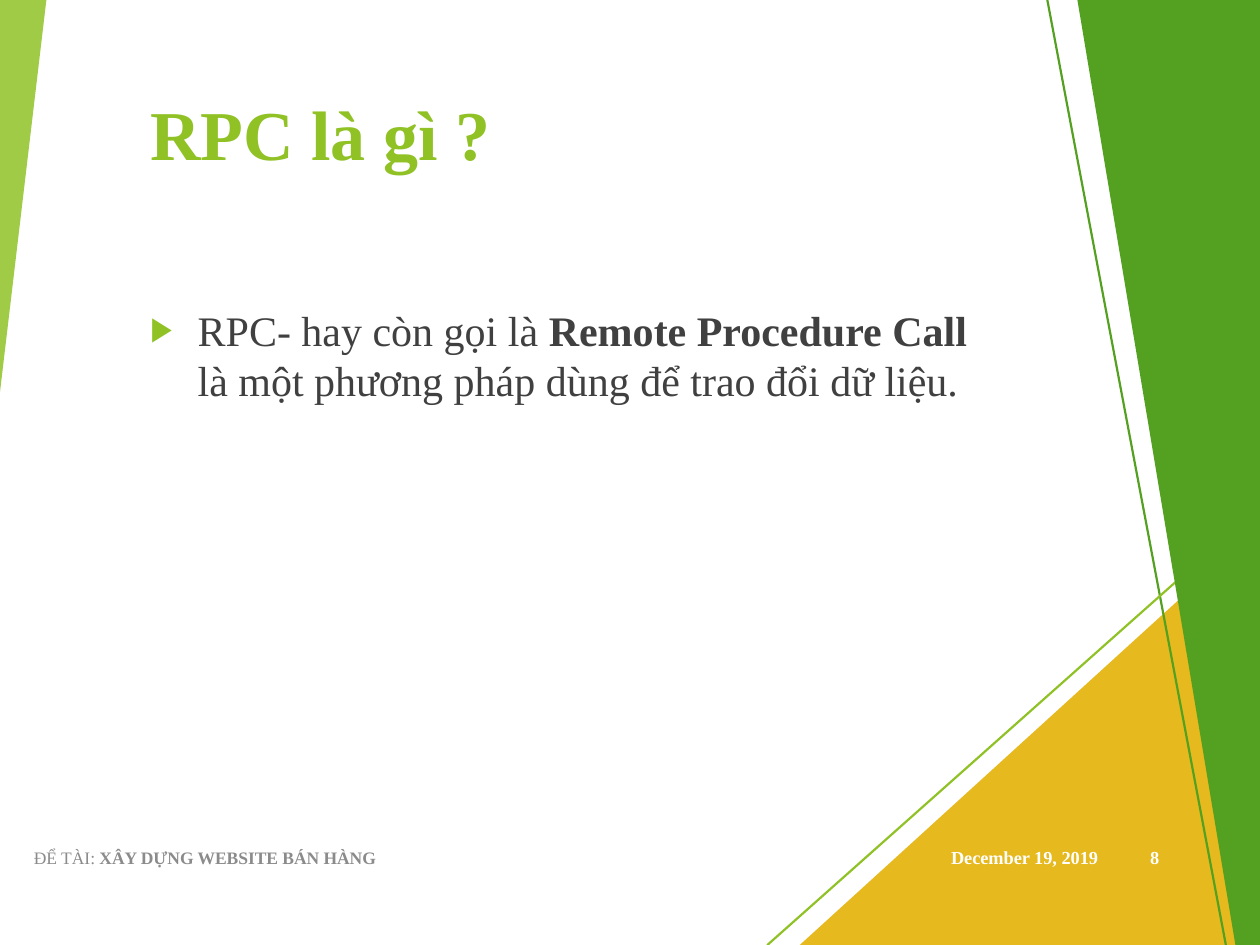
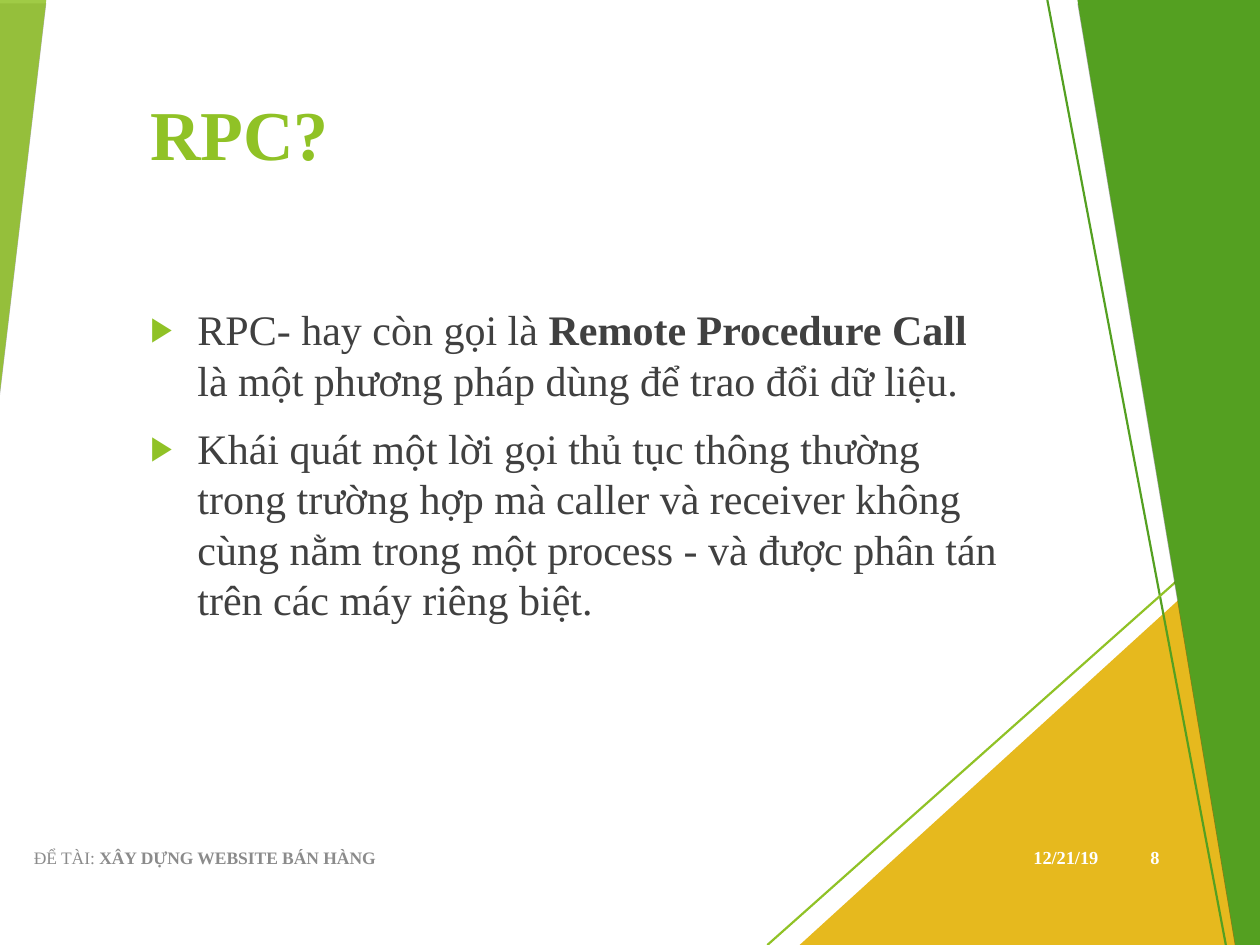
Before and after one commit to viet97/doandocs, a slide deck: slide 8 of DATN_Presentation.pptx. Drawn at 1260x945 pixels with LibreOffice and Linux fonts; fonts in the diff are those of the drawing. Boxes give left, top, right and bottom in pixels: in the first picture for what was removed or moved away, otherwise in the second. Text is boxed around its words. In the diff, an @@ line names an element or a change of style, - is before the commit and + after.

```diff
--- a/DATN_Presentation.pptx
+++ b/DATN_Presentation.pptx
@@ line (969, 0) - (1095, 945): stroke #BFBFBF 0.75 pt to #BFBFBF 0.74 pt @@
@@ freeform shape at box(1077, 0, 1260, 945): shadow on; outline redrawn @@
@@ shadow on in 9 elements at box(949, 0, 1260, 945), box(993, 0, 1260, 945), box(924, 420, 1260, 945), box(965, 0, 1260, 945), box(1126, 0, 1260, 945), box(1072, 495, 1260, 945), box(0, 0, 47, 392), box(800, 527, 1260, 945), box(1130, 0, 1259, 945) @@
@@ text at box(150, 113, 329, 161): text changed @@
-RPC là gì ?
+RPC?
@@ text at box(197, 315, 967, 405): indent changed @@
@@ text at box(197, 434, 996, 624): paragraph added @@
+▶ Khái quát một lời gọi thủ tục thông thường trong trường hợp mà caller và receiver không cùng nằm trong một process - và được phân tán trên các máy riêng biệt.
@@ line (1260, 508) - (767, 945): stroke #D9D9D9 0.75 pt to #D9D9D9 0.74 pt @@
@@ text "ĐỂ TÀI: XÂY DỰNG WEBSITE ..." at box(34, 850, 375, 868): text colour #8C8C8C to #8B8B8B @@
@@ text at box(1033, 852, 1098, 864): text changed @@
-December 19, 2019
+12/21/19
```
Also in this commit, not shown: 16 other slides changed, 3 slides added.
